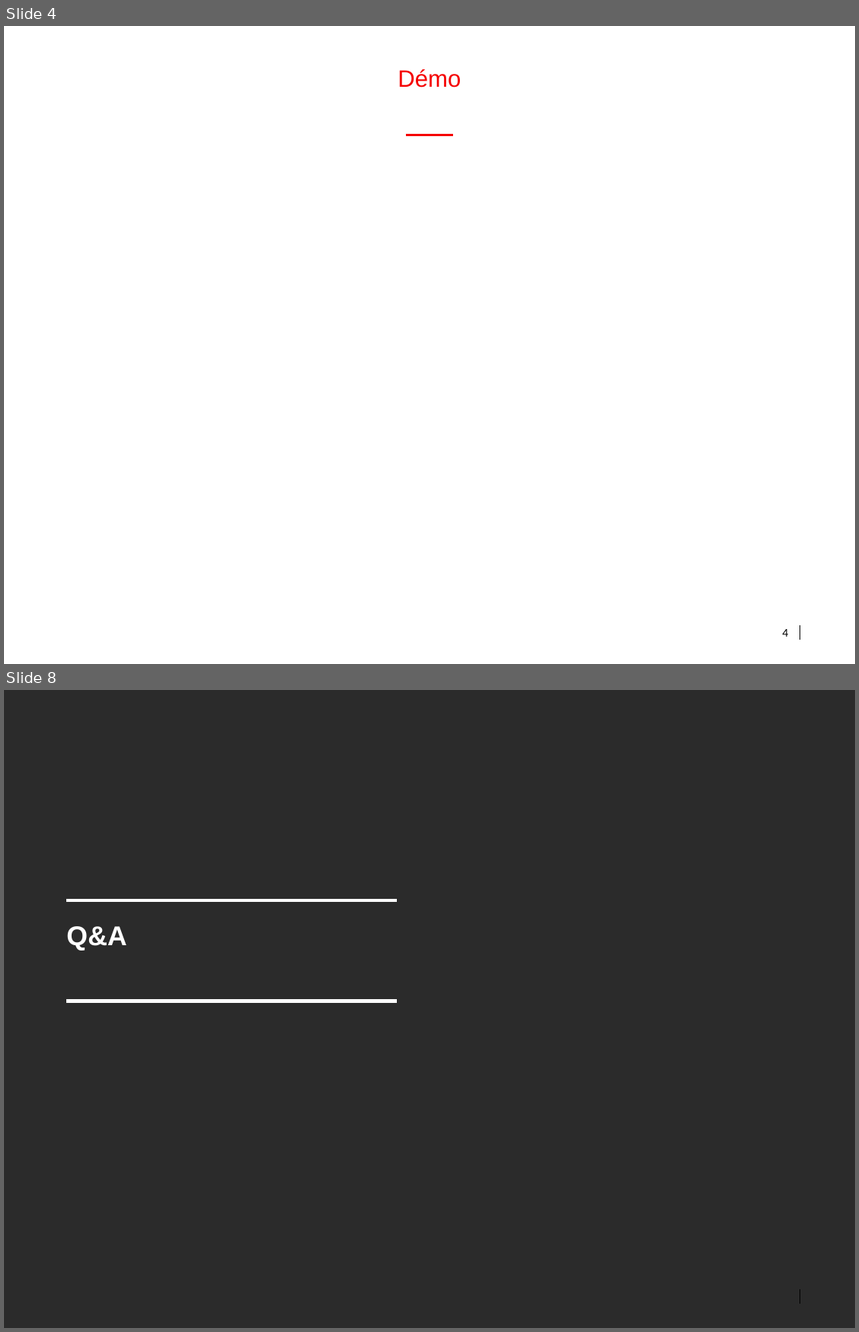
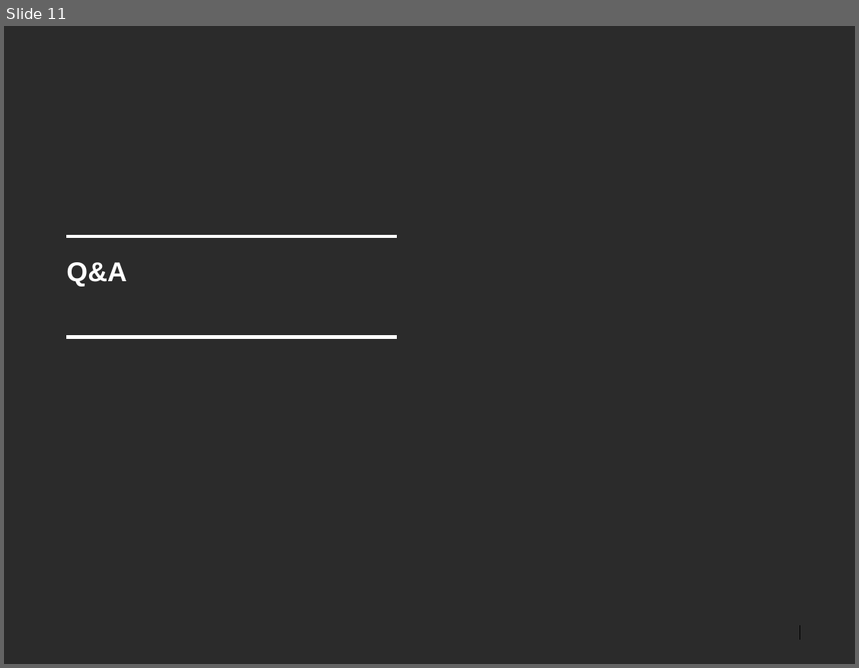
Before and after one commit to bnclab13/devops, a slide deck: doc/Presentation.pptx. Shown one above the other, each under a label of ours: slides 4 and 8 before the commit, slide 11 after it; the slides between them are not shown. The pictures are 859x1332 and 859x668 pixels, drawn with LibreOffice and Linux fonts; fonts in the diff are those of the drawing; background and template pictures are left out; a plain dark background stands for a picture behind light text. Boxes give left, top, right and bottom in pixels: in the first picture for what was removed or moved away, otherwise in the second. Text is boxed around its words. In the diff, an @@ line names an element or a change of style, - is before the commit and + after.

```diff
--- a/doc/Presentation.pptx
+++ b/doc/Presentation.pptx
@@ slide 4 removed at (4, 26, 855, 664), background #FFFFFF; not listed: 2 template elements that a slide beside it also shows @@
@@ title removed at (398, 69, 461, 88) @@
-Démo
@@ line removed from (406, 135) to (453, 135) @@
@@ page number removed at (782, 629, 788, 637) @@
-4
@@ what was slide 8 is now slide 11 @@
```
Also in this commit, not shown: 3 slides changed, 7 slides added, 3 other slides removed.
